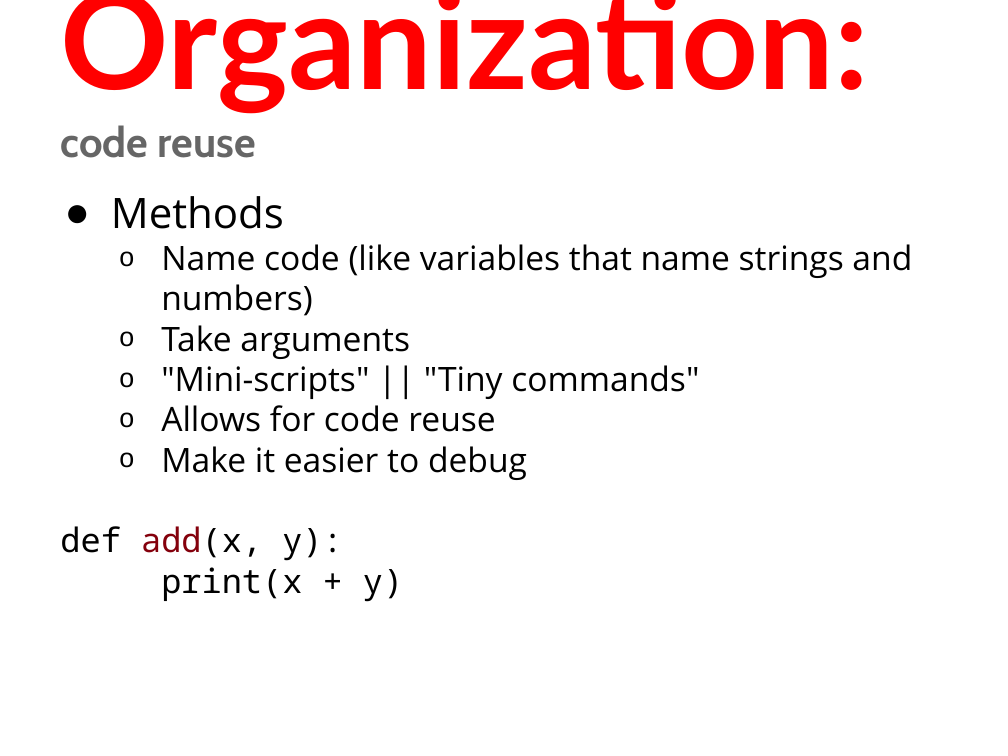
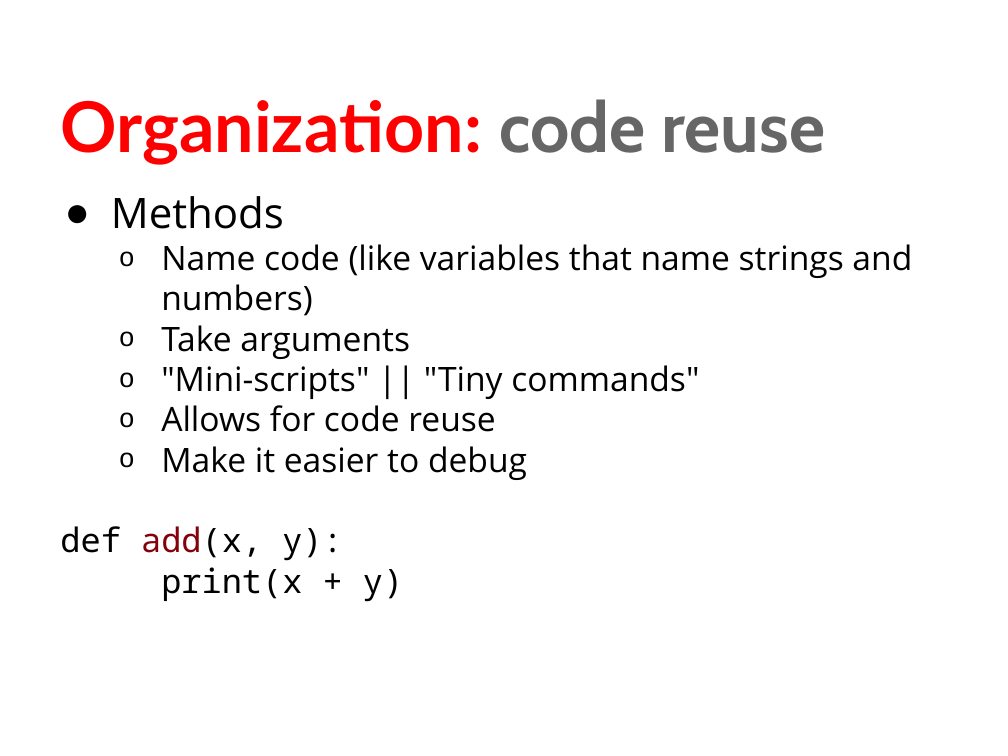
Before and after one commit to humanitiesprogramming/slides, a slide deck: slide 34 of 2017/python/Python Programming Concepts II.pptx. Drawn at 1008x756 pixels with LibreOffice and Linux fonts; fonts in the diff are those of the drawing. Boxes give left, top, right and bottom in pixels: in the first picture for what was removed or moved away, otherwise in the second. Text is boxed around its words. In the diff, an @@ line names an element or a change of style, - is before the commit and + after.

```diff
--- a/2017/python/Python Programming Concepts II.pptx
+++ b/2017/python/Python Programming Concepts II.pptx
@@ title "Organization: code reuse" at bbox=[60, 99, 825, 165]: size 96 to 50 pt in "Organization:"; size 30 to 50 pt in "code reuse" @@
```
Also in this commit, not shown: 18 other slides changed, 1 other file.
